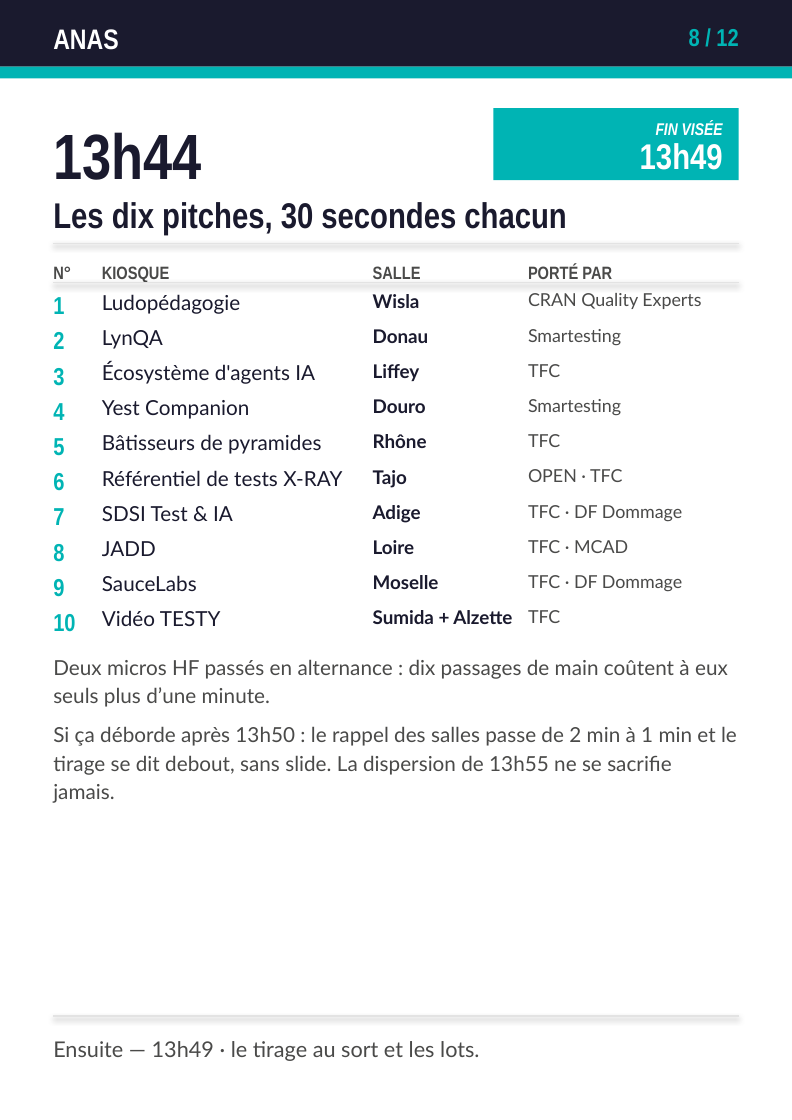
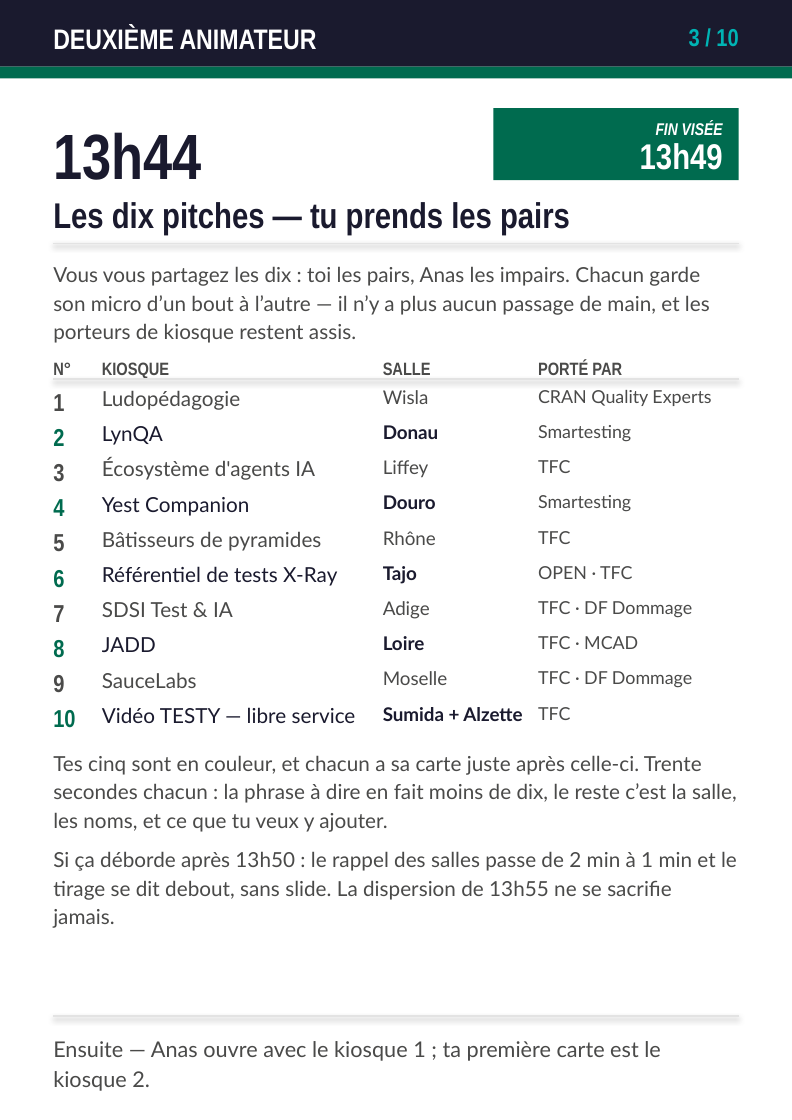
Before and after one commit to caa-jdelaux/info-hub, a slide deck: slide 26 of outils/fiches/fiches-animateurs.pptx (slide 8 before the commit). Drawn at 792x1120 pixels with LibreOffice and Linux fonts; fonts in the diff are those of the drawing. Boxes give left, top, right and bottom in pixels: in the first picture for what was removed or moved away, otherwise in the second. Text is boxed around its words. In the diff, an @@ line names an element or a change of style, - is before the commit and + after.

```diff
--- a/outils/fiches/fiches-animateurs.pptx
+++ b/outils/fiches/fiches-animateurs.pptx
@@ text at (53, 26, 317, 50): text changed @@
-ANAS
+DEUXIÈME ANIMATEUR
@@ text at (689, 29, 738, 46): text changed @@
-8 / 12
+3 / 10
@@ rectangle at (0, 66, 792, 79): fill #00B4B4 to #006B4F @@
@@ rectangle at (493, 108, 738, 180): fill #00B4B4 to #006B4F @@
@@ text at (53, 202, 570, 235): text changed @@
-Les dix pitches, 30 secondes chacun
+Les dix pitches — tu prends les pairs
@@ text added at (53, 266, 710, 343), 11 pt, text #4A4A49 @@
+Vous vous partagez les dix : toi les pairs, Anas les impairs. Chacun garde son micro d’un bout à l’autre — il n’y a plus aucun passage de main, et les porteurs de kiosque restent assis.
@@ text "KIOSQUE": place and size @@
-text "KIOSQUE" at (102, 266, 169, 282)
+text "KIOSQUE" at (102, 362, 169, 378)
@@ 11 texts, 1 line: place and size @@
-11 texts, 1 line at (53, 266, 738, 632)
+11 texts, 1 line at (53, 362, 738, 728)
@@ text "Ludopédagogie": place and size @@
-text "Ludopédagogie" at (102, 294, 241, 314)
+text "Ludopédagogie" at (102, 390, 241, 410)
@@ text "LynQA": place and size @@
-text "LynQA" at (102, 330, 163, 349)
+text "LynQA" at (102, 426, 163, 445)
@@ text "Écosystème d'agents IA": place and size @@
-text "Écosystème d'agents IA" at (102, 362, 315, 384)
+text "Écosystème d'agents IA" at (102, 459, 315, 480)
@@ 3 texts: place and size @@
-3 texts at (528, 399, 682, 592)
+3 texts at (538, 425, 692, 618)
@@ text "Yest Companion": place and size @@
-text "Yest Companion" at (102, 400, 249, 419)
+text "Yest Companion" at (102, 497, 249, 516)
@@ text "Smartesting": place and size @@
-text "Smartesting" at (528, 329, 621, 345)
+text "Smartesting" at (538, 495, 631, 511)
@@ text "Bâtisseurs de pyramides": place and size @@
-text "Bâtisseurs de pyramides" at (102, 434, 321, 454)
+text "Bâtisseurs de pyramides" at (102, 531, 321, 551)
@@ text "TFC": place and size @@
-text "TFC" at (528, 610, 560, 623)
+text "TFC" at (538, 531, 570, 544)
@@ text at (102, 566, 337, 586): text changed @@
-Référentiel de tests X-RAY
+Référentiel de tests X-Ray
@@ text colour #00B4B4 to #4A4A49 in 5 elements at (53, 675, 64, 692), (53, 394, 64, 411), (53, 464, 64, 482), (53, 534, 64, 551), (53, 605, 64, 622) @@
@@ text colour #1A1A2E to #4A4A49 in 5 elements at (102, 672, 197, 688), (102, 390, 241, 410), (102, 459, 315, 480), (102, 531, 321, 551), (102, 602, 233, 617) @@
@@ text "SDSI Test & IA": place and size @@
-text "SDSI Test & IA" at (102, 506, 233, 521)
+text "SDSI Test & IA" at (102, 602, 233, 617)
@@ text colour #00B4B4 to #006B4F in 5 elements at (53, 710, 75, 728), (53, 429, 64, 446), (53, 499, 64, 516), (53, 570, 64, 588), (53, 640, 64, 657) @@
@@ text "JADD": place and size @@
-text "JADD" at (102, 541, 156, 556)
+text "JADD" at (102, 637, 156, 652)
@@ text removed at (53, 659, 728, 707) @@
-Deux micros HF passés en alternance : dix passages de main coûtent à eux seuls plus d’une minute.
@@ text "SauceLabs": place and size @@
-text "SauceLabs" at (102, 575, 197, 591)
+text "SauceLabs" at (102, 672, 197, 688)
@@ text colour #1A1A2E to #4A4A49, bold off in 5 elements at (383, 390, 429, 404), (383, 460, 429, 478), (383, 531, 436, 545), (383, 601, 430, 619), (383, 671, 448, 685) @@
@@ text "TFC · DF Dommage": place and size @@
-text "TFC · DF Dommage" at (528, 505, 682, 521)
+text "TFC · DF Dommage" at (538, 671, 692, 688)
@@ text at (102, 707, 356, 723): text changed @@
-Vidéo TESTY
+Vidéo TESTY — libre service
@@ 15 texts: place and size @@
-15 texts at (373, 265, 701, 624)
+15 texts at (383, 361, 711, 721)
@@ text "TFC": place and size @@
-text "TFC" at (528, 364, 560, 377)
+text "TFC" at (538, 707, 570, 720)
@@ text added at (53, 755, 737, 832), 11 pt, text #4A4A49 @@
+Tes cinq sont en couleur, et chacun a sa carte juste après celle-ci. Trente secondes chacun : la phrase à dire en fait moins de dix, le reste c’est la salle, les noms, et ce que tu veux y ajouter.
@@ text "Si ça déborde après 13h50 ...": place and size @@
-text "Si ça déborde après 13h50 ..." at (53, 726, 737, 803)
+text "Si ça déborde après 13h50 ..." at (53, 851, 737, 928)
@@ text at (53, 1041, 661, 1091): text changed @@
-Ensuite — 13h49 · le tirage au sort et les lots.
+Ensuite — Anas ouvre avec le kiosque 1 ; ta première carte est le kiosque 2.
```
Also in this commit, not shown: 16 other slides changed, 10 slides added, 6 other files.
